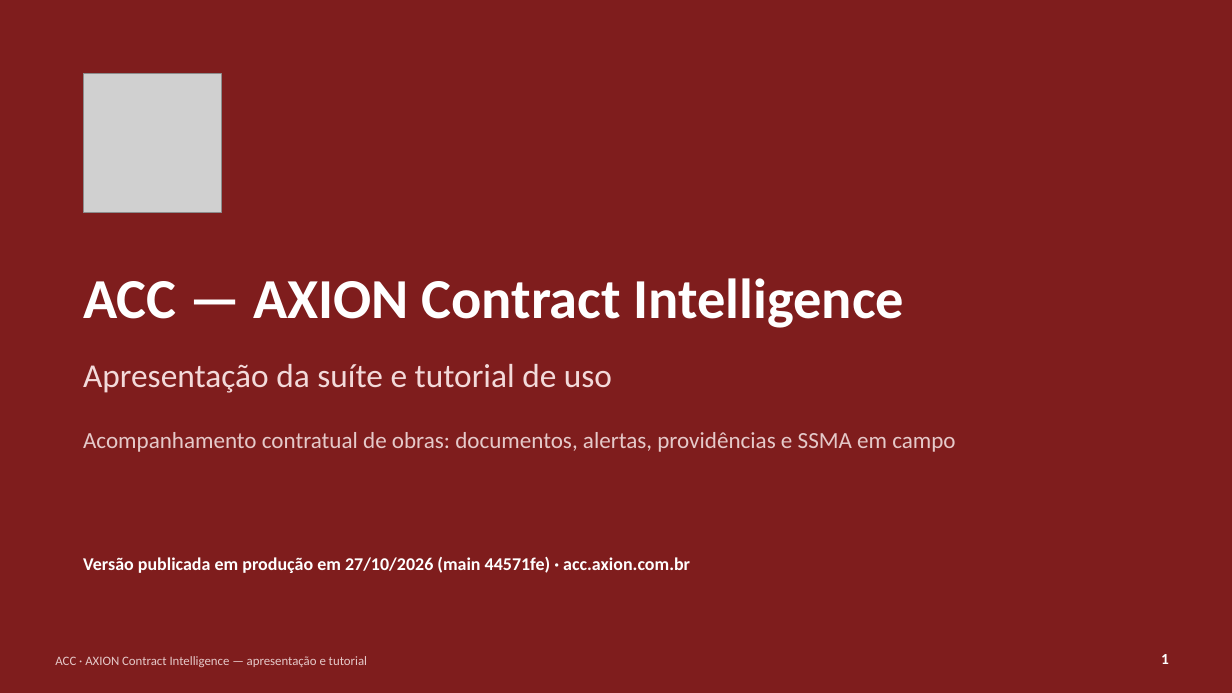
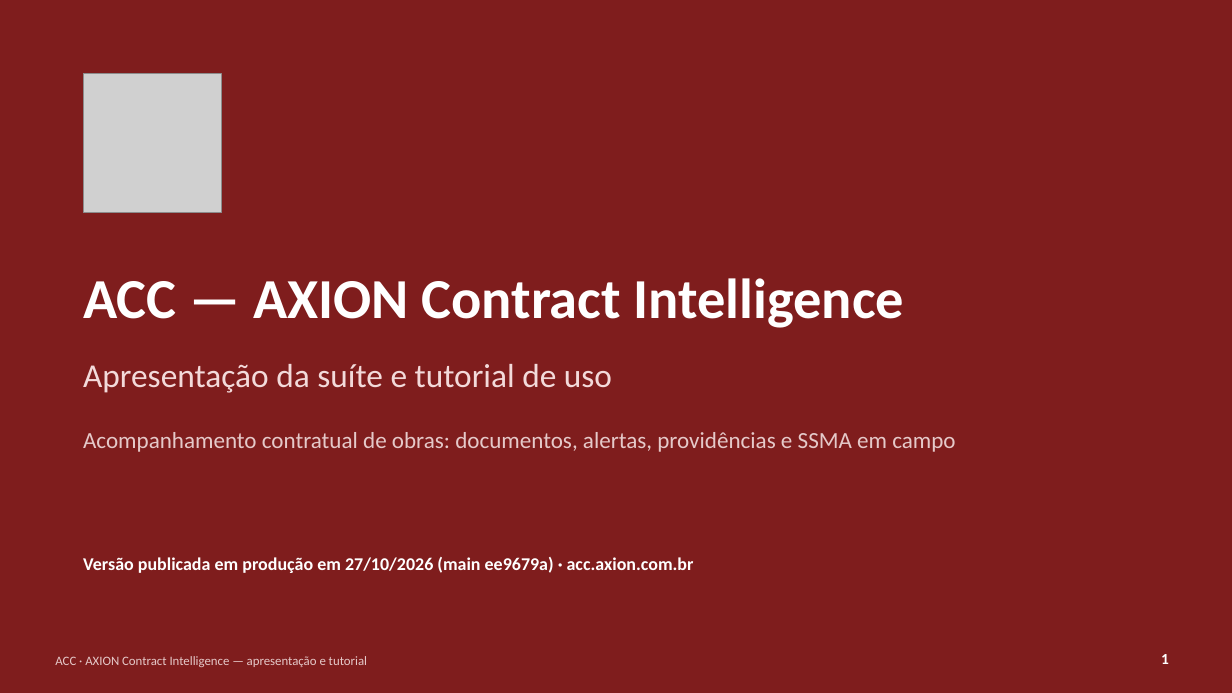
Before and after one commit to axionconstrucoes/axion-contract-intelligence, a slide deck: slide 1 of apps/web/content/tutorial/ACC-apresentacao-e-tutorial.pptx. Drawn at 1232x693 pixels with LibreOffice and Linux fonts; fonts in the diff are those of the drawing; grey boxes stand for pictures. Boxes give left, top, right and bottom in pixels: in the first picture for what was removed or moved away, otherwise in the second. Text is boxed around its words. In the diff, an @@ line names an element or a change of style, - is before the commit and + after.

```diff
--- a/apps/web/content/tutorial/ACC-apresentacao-e-tutorial.pptx
+++ b/apps/web/content/tutorial/ACC-apresentacao-e-tutorial.pptx
@@ text at bbox=[83, 557, 694, 573]: text changed @@
-Versão publicada em produção em 27/10/2026 (main 44571fe) · acc.axion.com.br
+Versão publicada em produção em 27/10/2026 (main ee9679a) · acc.axion.com.br
```
Also in this commit, not shown: 5 other slides changed, 1 other file.
